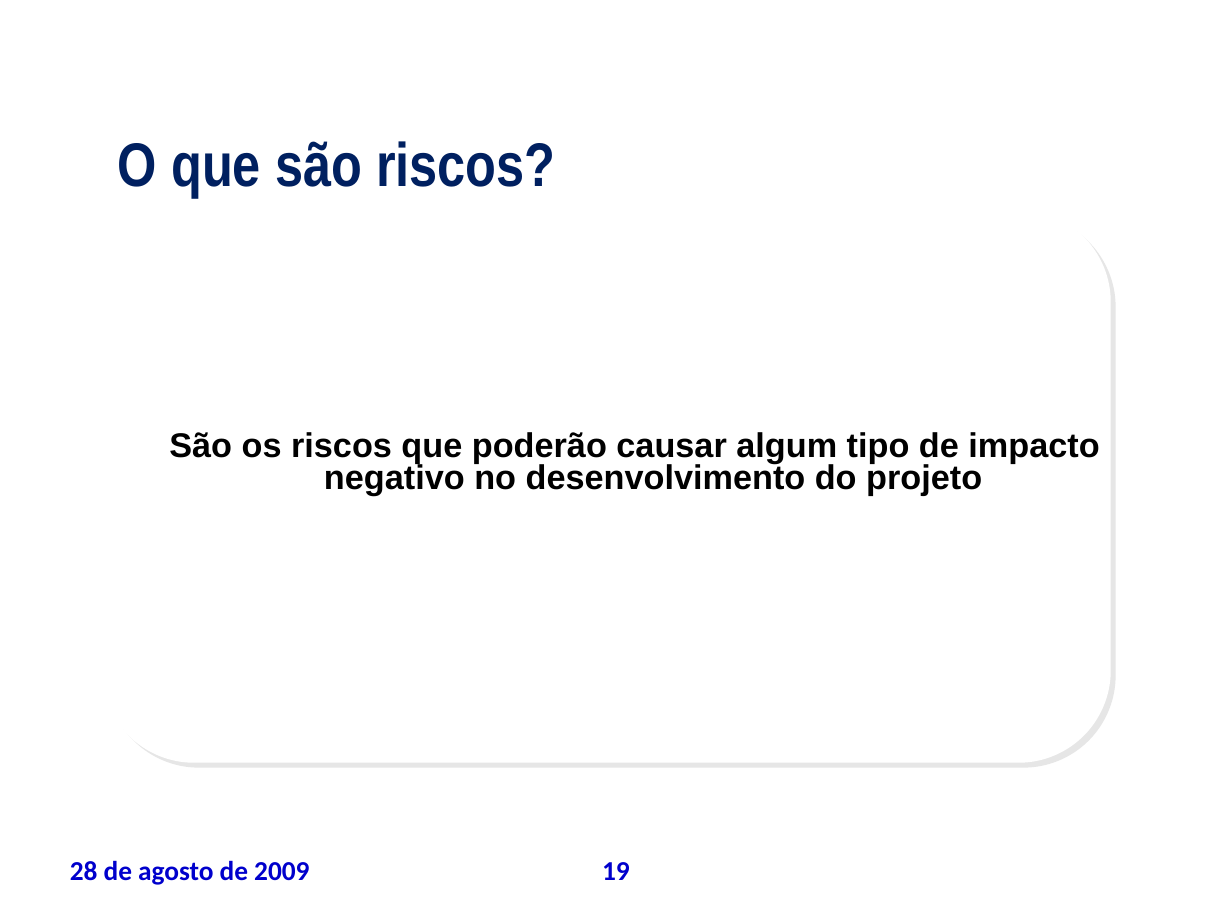
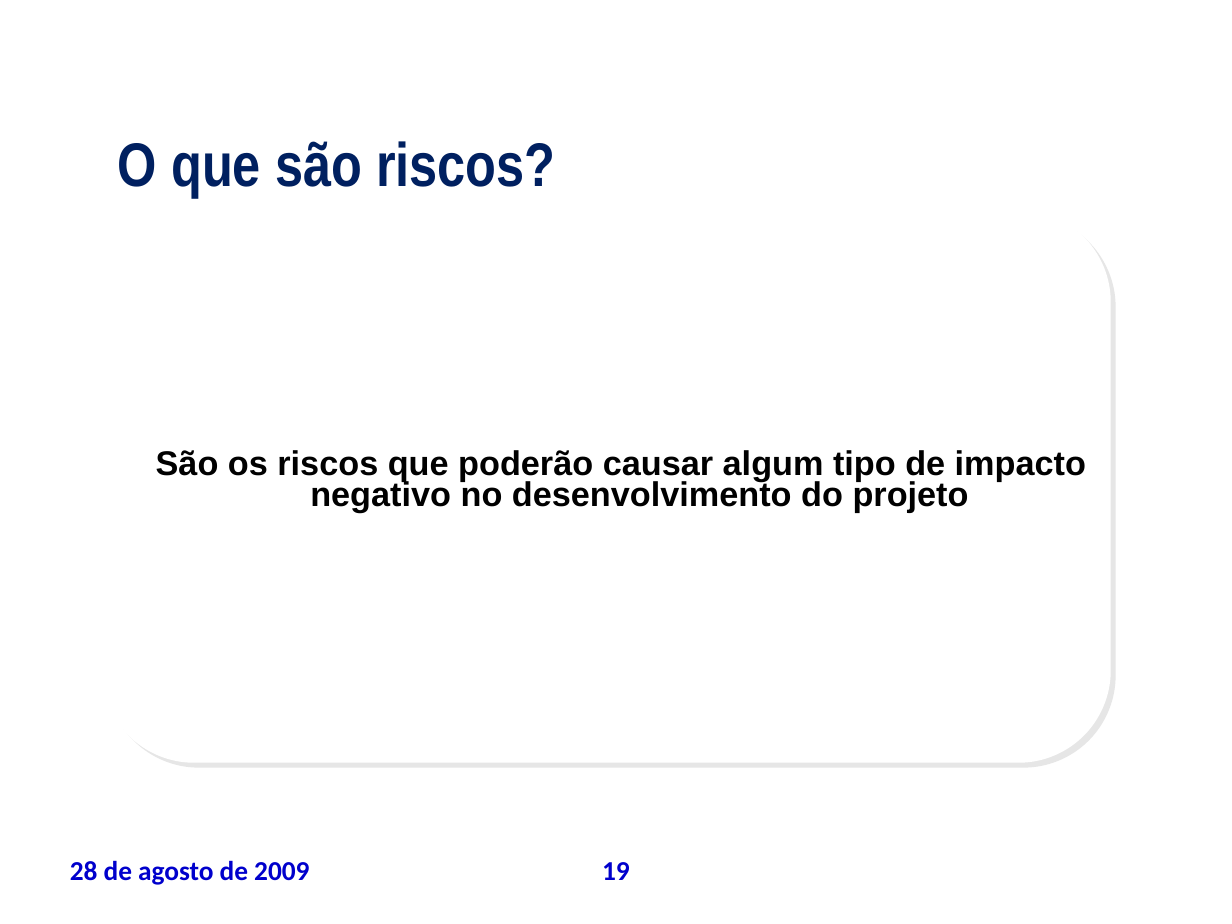
Before and after one commit to leoevaristo/psa20092, a slide deck: slide 19 of ARTEFATOS/TAP_apresentacao.ppt. Drawn at 1232x924 pixels with LibreOffice and Linux fonts; fonts in the diff are those of the drawing; background and template pictures are left out. Boxes give left, top, right and bottom in pixels: in the first picture for what was removed or moved away, otherwise in the second. Text is boxed around its words. In the diff, an @@ line names an element or a change of style, - is before the commit and + after.

```diff
--- a/ARTEFATOS/TAP_apresentacao.ppt
+++ b/ARTEFATOS/TAP_apresentacao.ppt
@@ text "São os riscos que poderão ...": place and size @@
-text "São os riscos que poderão ..." at bbox=[169, 432, 1099, 495]
+text "São os riscos que poderão ..." at bbox=[156, 450, 1086, 512]
```
Also in this commit, not shown: 2 slides added, 1 slide removed, 1 other file.
